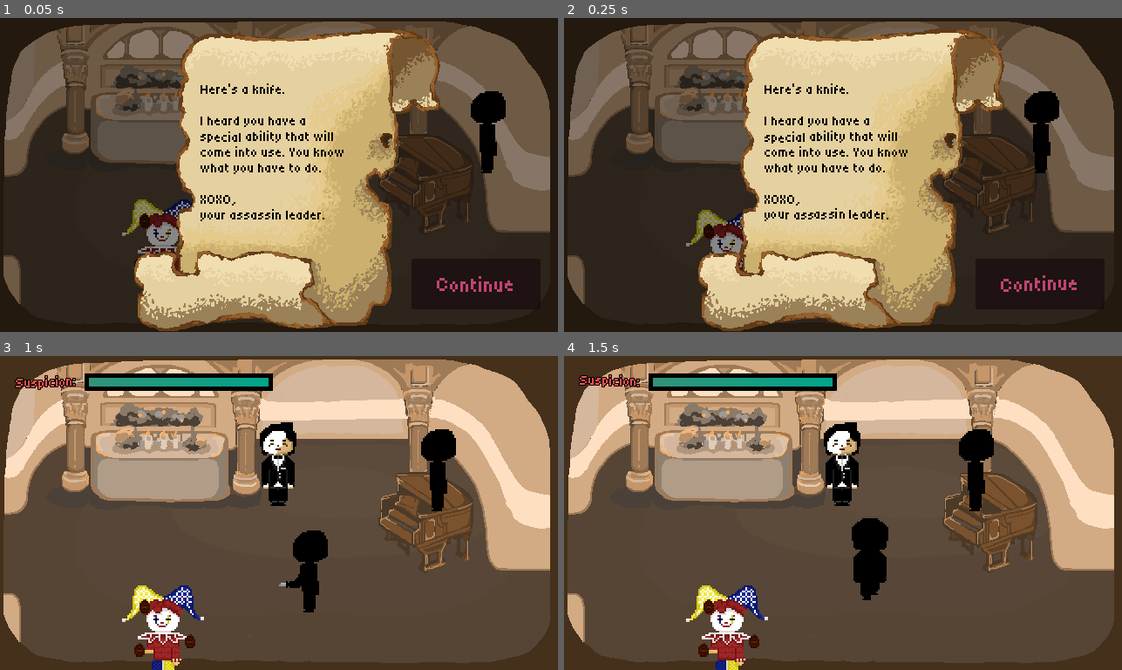
Above: before the commit, frames 1-4 (two rows, left to right).
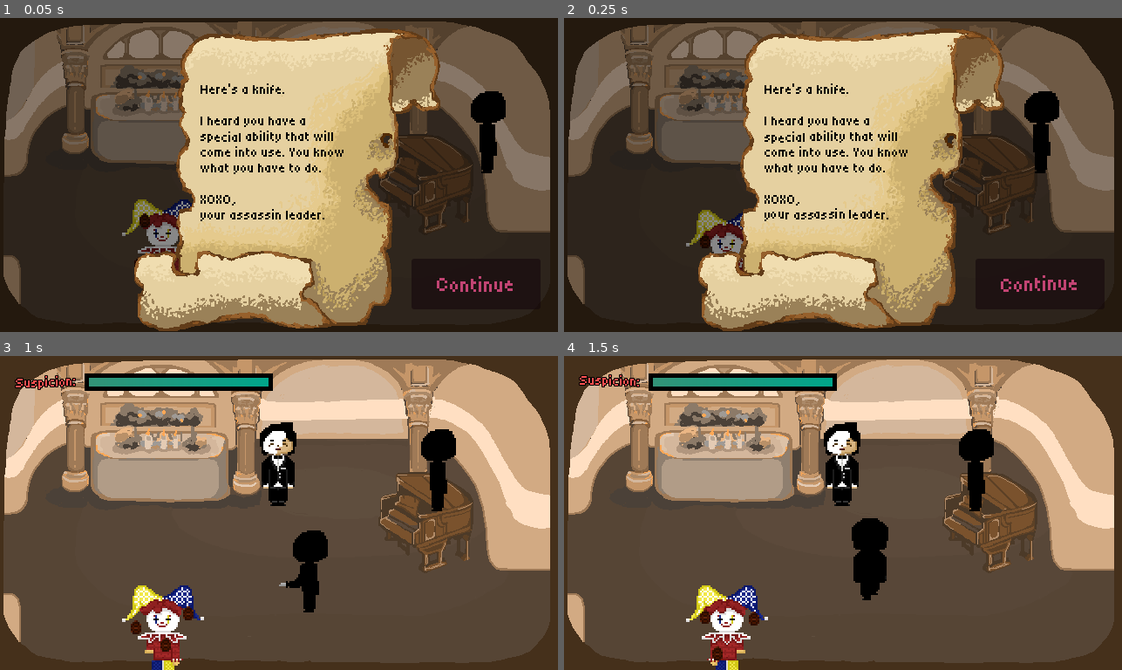
Above: after the commit, the same moments.

Repository: Tanner202/masquerade_game
Game: Godot game, scene res://Scenes/ballroom.tscn
The game is run twice, just before and just after one commit, with the same random seed, the same clock (stepped at 60 frames per second) and the same inputs. This scene is started directly instead of the project's main scene. Sound files missing from this copy of the repository are replaced by a short silence.
Inputs (mouse positions are in pixels of both pictures, inside the frame that each line leads up to):
- Up to frame 1 (0.05 s): no input
- Up to frame 2 (0.25 s): no input
- Up to frame 3 (1 s): click "[color=white][font_size=24][w…" at 0.5 s
- Up to frame 4 (1.5 s): move the mouse to (815, 575) at 1.27 s; hold W (up) from 1.28 s (still down); hold Space (interact) from 1.28 s (still down)

Frame 1 is identical in both runs. In frame 2, 0.1% of the frame differs, in the area x 24-27%, y 65-74%; in frame 3, 0.4%; in frame 4, 0.5%, in the area x 24-35%, y 77-99%.

Commit message:
implement jester animation

Diff:
--- a/Art/jester.tres
+++ b/Art/jester.tres
@@ -35,5 +35,5 @@
 }],
 "loop": true,
 "name": &"default",
-"speed": 5.0
+"speed": 6.0
 }]
--- a/npc.gd
+++ b/npc.gd
@@ -46,6 +46,7 @@
 	if sprite_frames and sprite:
 		sprite.sprite_frames = sprite_frames
 		sprite.animation = default_animation
+		sprite.play(default_animation)
 
 	if dialogue_filepath == "":
 		printerr("No dialogue json file for: " + name)
